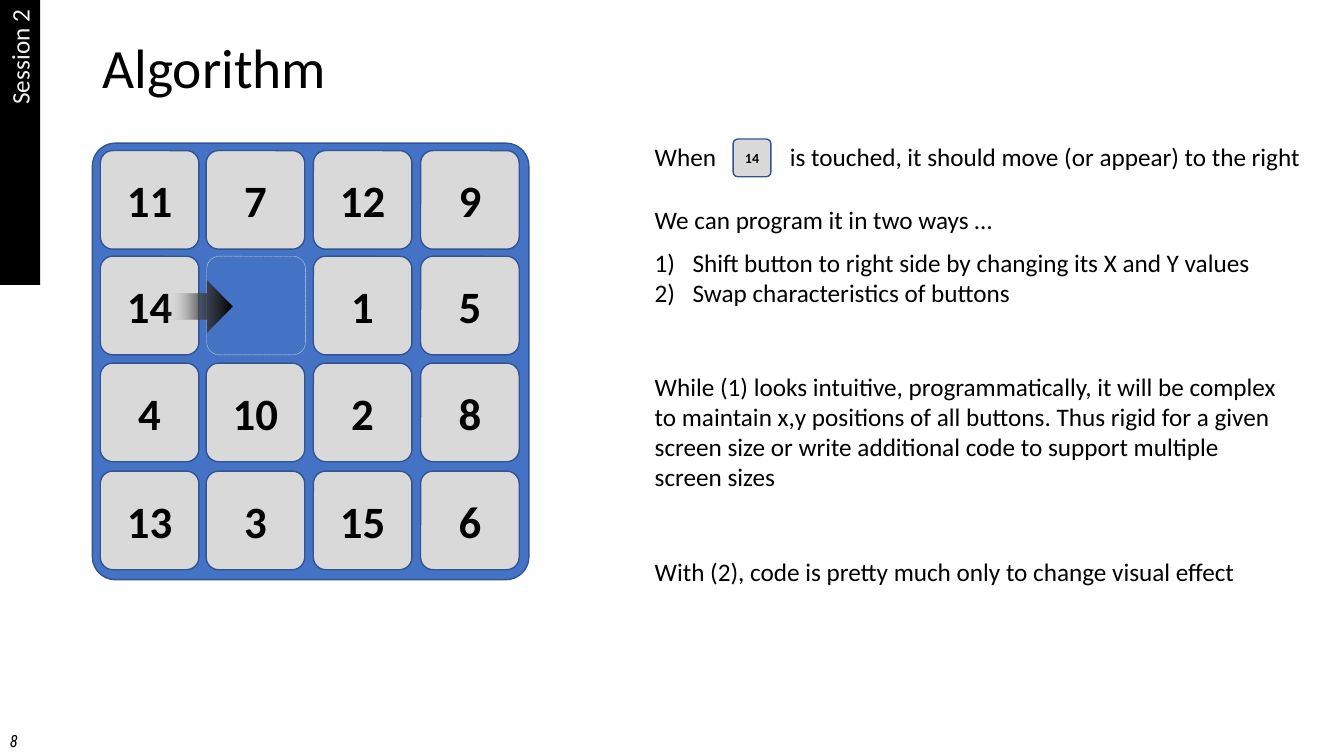
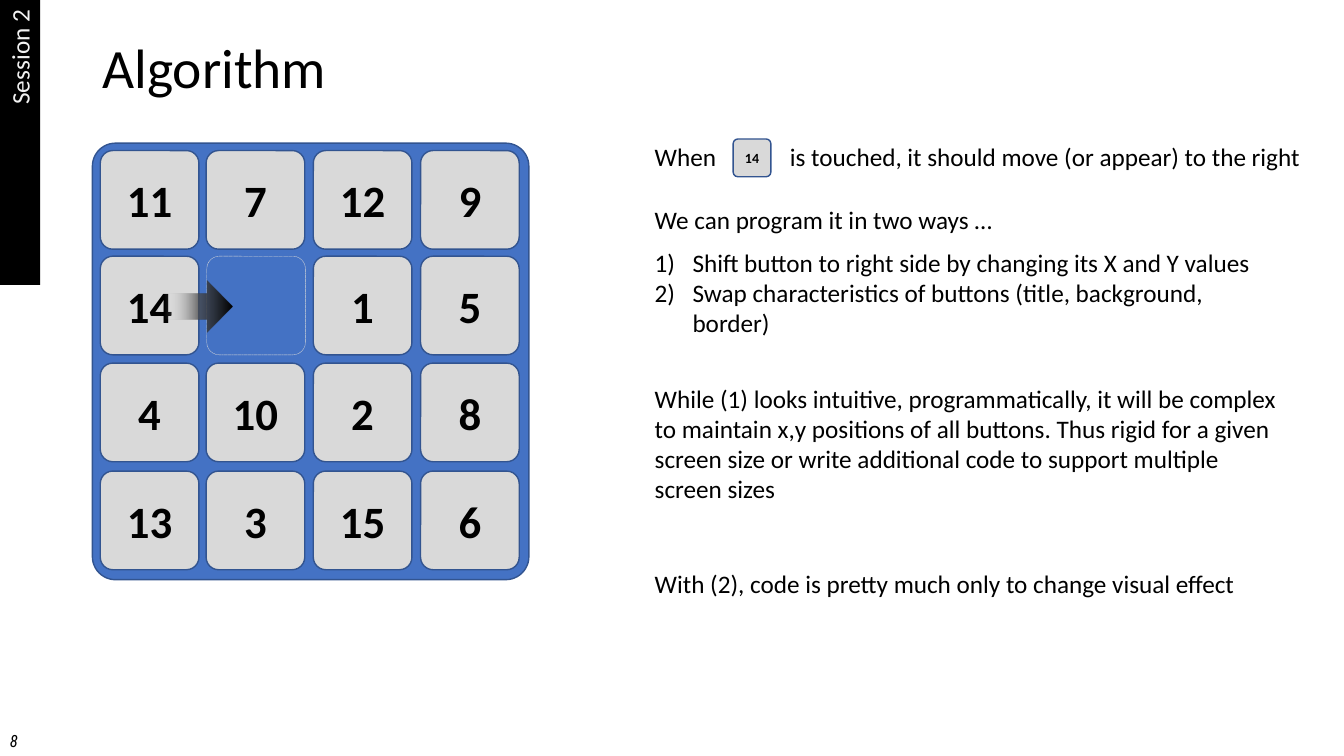
Before and after one commit to HCC-Swift-I-2017Fall/learningnotes, a slide deck: slide 8 of Prakash Sachania/Swift I - Programming assignments v2.0.pptx. Drawn at 1344x756 pixels with LibreOffice and Linux fonts; fonts in the diff are those of the drawing. Boxes give left, top, right and bottom in pixels: in the first picture for what was removed or moved away, otherwise in the second. Text is boxed around its words. In the diff, an @@ line names an element or a change of style, - is before the commit and + after.

```diff
--- a/Prakash Sachania/Swift I - Programming assignments v2.0.pptx
+++ b/Prakash Sachania/Swift I - Programming assignments v2.0.pptx
@@ text at box(693, 283, 1203, 336): text changed @@
-2) Swap characteristics of buttons
+2) Swap characteristics of buttons (title, background, border)
@@ text "While (1) looks intuitive, programmatically, ...": place and size @@
-text "While (1) looks intuitive, programmatically, ..." at box(655, 377, 1276, 487)
+text "While (1) looks intuitive, programmatically, ..." at box(655, 389, 1276, 499)
@@ text "With (2), code is pretty ...": place and size @@
-text "With (2), code is pretty ..." at box(655, 562, 1234, 586)
+text "With (2), code is pretty ..." at box(655, 574, 1234, 598)
```
Also in this commit, not shown: 1 other slide changed, 1 other file.
